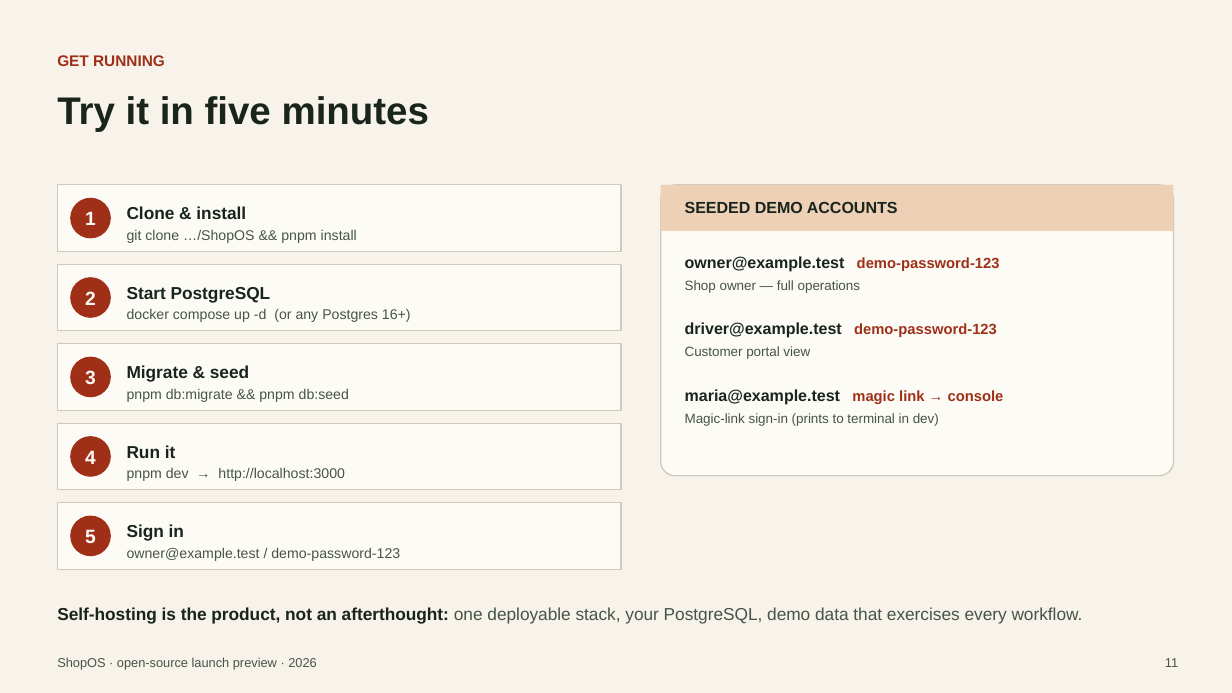
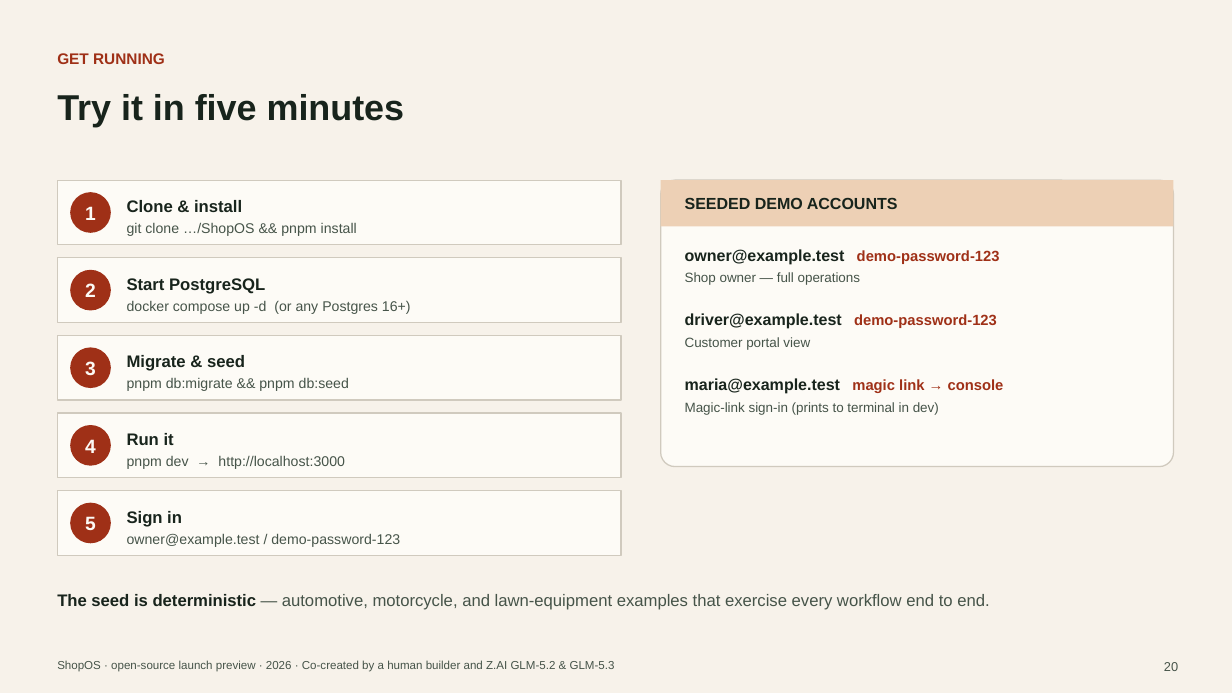
Before and after one commit to JayQuattro/ShopOS, a slide deck: slide 20 of docs/ShopOS-launch-deck.pptx (slide 11 before the commit). Drawn at 1232x693 pixels with LibreOffice and Linux fonts; fonts in the diff are those of the drawing. Boxes give left, top, right and bottom in pixels: in the first picture for what was removed or moved away, otherwise in the second. Text is boxed around its words. In the diff, an @@ line names an element or a change of style, - is before the commit and + after.

Commit message:
Expand launch deck to full 22-slide walkthrough
Covers the whole docs set: vision, features (lifecycle, estimating,
authorization, DVI, parts, billing, international, beyond-the-bay),
platform and architecture (27 modules, 18 ADRs), connectors, a themes
slide rendered from the real warm/light/dark/dusk OKLCH tokens with the
customization surface and roadmap, near-term and big-bet roadmap slides,
deployment, quickstart, and the feedback ask. Adds co-creation
attribution (human + Z.AI GLM-5.2 & 5.3) to the title, footers, and
closing slide.

```diff
--- a/docs/ShopOS-launch-deck.pptx
+++ b/docs/ShopOS-launch-deck.pptx
@@ text "Try it in five minutes" at (57, 94, 405, 126): size 30 to 28 pt @@
@@ rounded rectangle: place and size @@
-rounded rectangle at (661, 185, 1174, 476)
+rounded rectangle at (661, 180, 1174, 467)
@@ 3 texts, 3 rectangles, 2 ellipses: place and size @@
-3 texts, 3 rectangles, 2 ellipses at (57, 185, 1174, 331)
+3 texts, 3 rectangles, 2 ellipses at (57, 180, 1174, 323)
@@ text "Start PostgreSQL": place and size @@
-text "Start PostgreSQL" at (127, 287, 271, 303)
+text "Start PostgreSQL" at (127, 278, 265, 294)
@@ text "Migrate & seed": place and size @@
-text "Migrate & seed" at (127, 365, 249, 382)
+text "Migrate & seed" at (127, 355, 245, 371)
@@ text "Run it": place and size @@
-text "Run it" at (127, 445, 176, 458)
+text "Run it" at (127, 433, 174, 445)
@@ 8 texts, 3 rectangles, 2 ellipses: place and size @@
-8 texts, 3 rectangles, 2 ellipses at (57, 256, 1004, 569)
+8 texts, 3 rectangles, 2 ellipses at (57, 249, 1004, 555)
@@ ellipse "5": place and size @@
-ellipse "5" at (70, 516, 111, 556)
+ellipse "5" at (70, 503, 111, 543)
@@ size 13.5 to 13 pt in 5 elements at (127, 200, 242, 212), (127, 278, 265, 294), (127, 355, 245, 371), (127, 433, 174, 445), (127, 511, 182, 527) @@
@@ text "Sign in": place and size @@
-text "Sign in" at (127, 524, 184, 541)
+text "Sign in" at (127, 511, 182, 527)
@@ text "owner@example.test / demo-password-123": place and size @@
-text "owner@example.test / demo-password-123" at (127, 547, 400, 561)
+text "owner@example.test / demo-password-123" at (127, 533, 400, 547)
@@ text at (57, 594, 989, 610): text changed; size 13.5 to 13 pt @@
-Self-hosting is the product, not an afterthought: one deployable stack, your PostgreSQL, demo data that exercises every workflow.
+The seed is deterministic — automotive, motorcycle, and lawn-equipment examples that exercise every workflow end to end.
@@ text at (57, 660, 615, 672): text changed; size 10 to 9 pt @@
-ShopOS · open-source launch preview · 2026
+ShopOS · open-source launch preview · 2026 · Co-created by a human builder and Z.AI GLM-5.2 & GLM-5.3
@@ text at (1164, 662, 1178, 671): text changed @@
-11
+20
```
Also in this commit, not shown: 10 other slides changed, 11 slides added, 1 slide removed.
